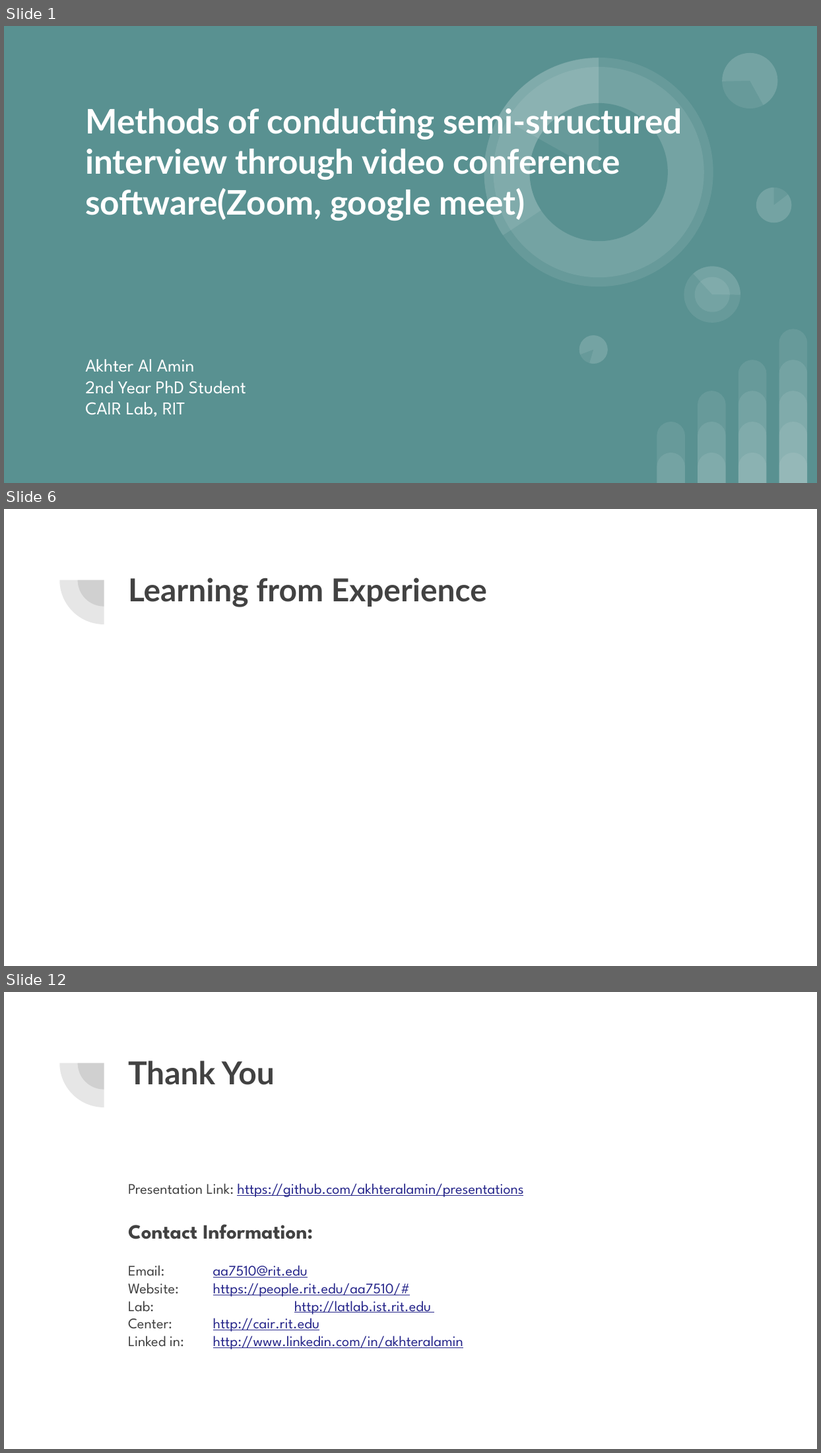
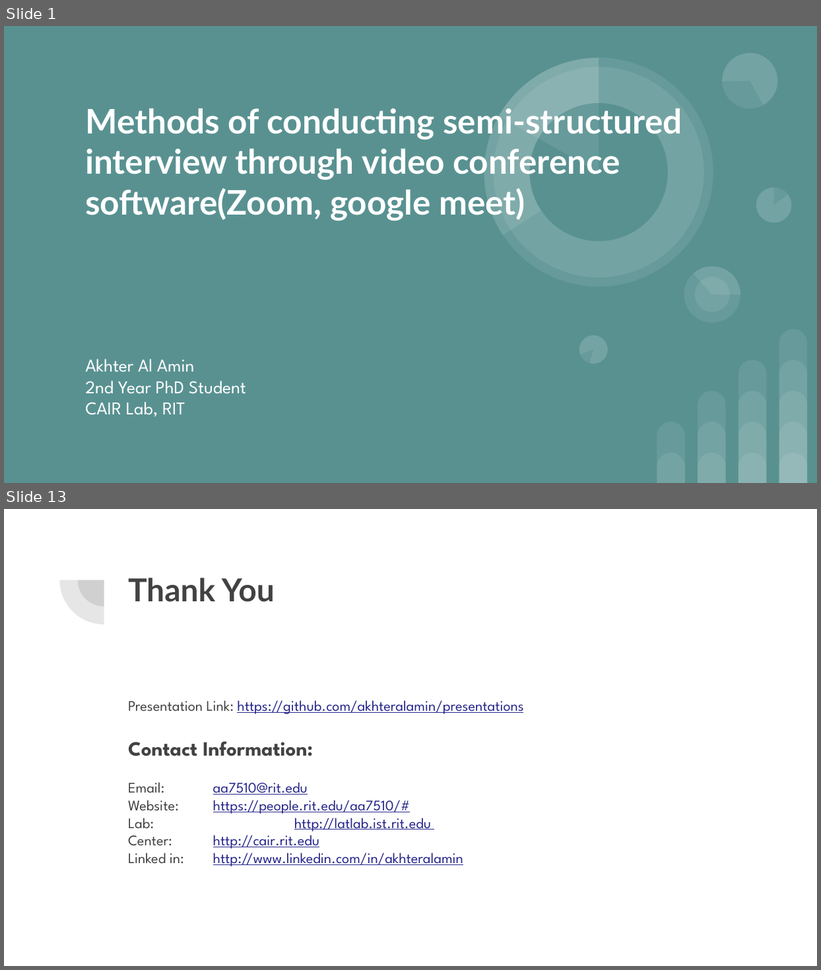
Before and after one commit to akhteralamin/presentations, a slide deck: Remote Semi Interview Methods.pptx. Shown one above the other, each under a label of ours: slides 1, 6 and 12 before the commit, slides 1 and 13 after it; the slides between them are not shown. The pictures are 821x1453 and 821x970 pixels, drawn with LibreOffice and Linux fonts; fonts in the diff are those of the drawing. Boxes give left, top, right and bottom in pixels: in the first picture for what was removed or moved away, otherwise in the second. Text is boxed around its words. In the diff, an @@ line names an element or a change of style, - is before the commit and + after.

```diff
--- a/Remote Semi Interview Methods.pptx
+++ b/Remote Semi Interview Methods.pptx
@@ slide 6 removed at bbox=[4, 509, 817, 966], background #FFFFFF; not listed: 2 template elements that a slide beside it also shows @@
@@ title removed at bbox=[128, 578, 487, 607] @@
-Learning from Experience
@@ what was slide 12 is now slide 13 @@
```
Also in this commit, not shown: 4 slides changed, 7 slides added, 5 other slides removed, 1 other file.
